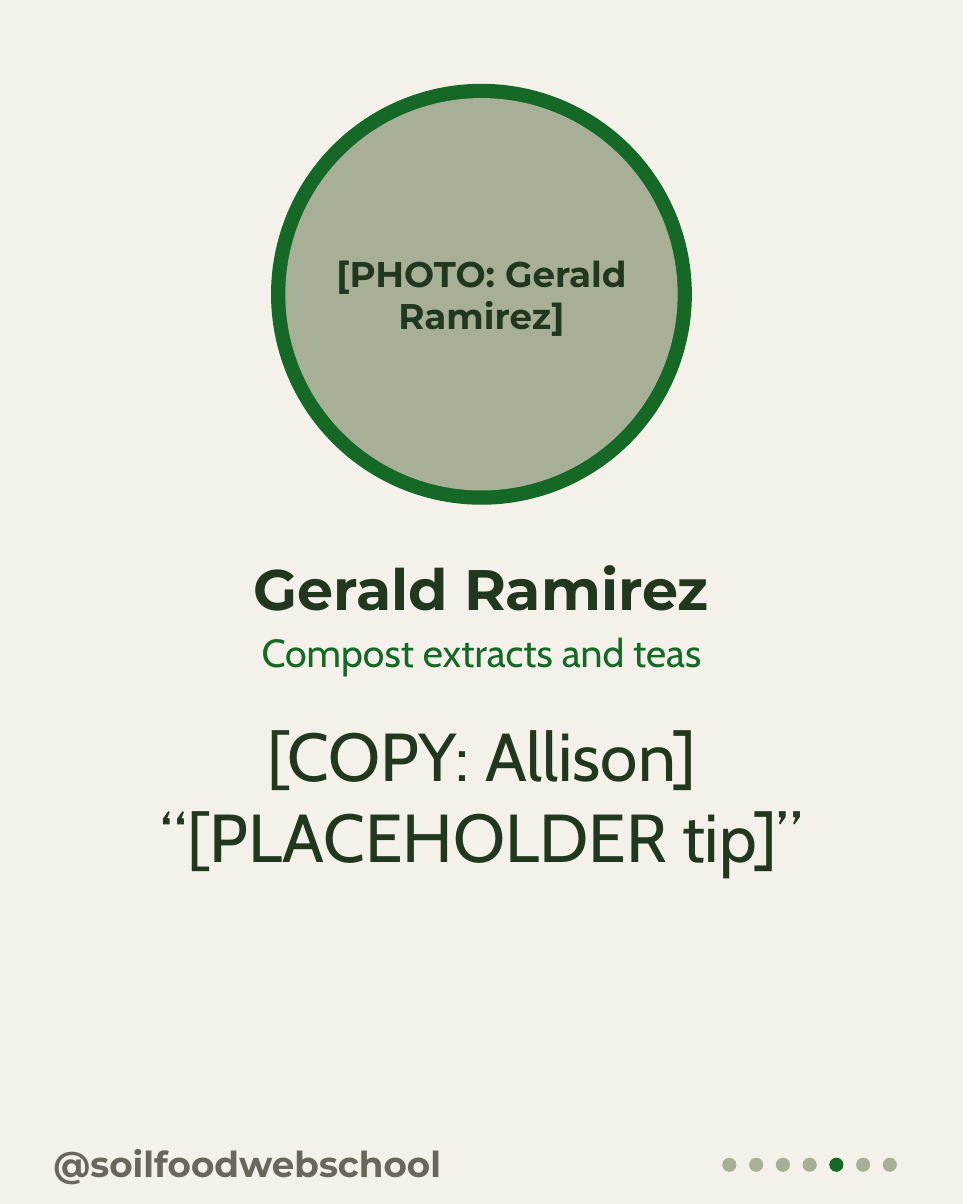
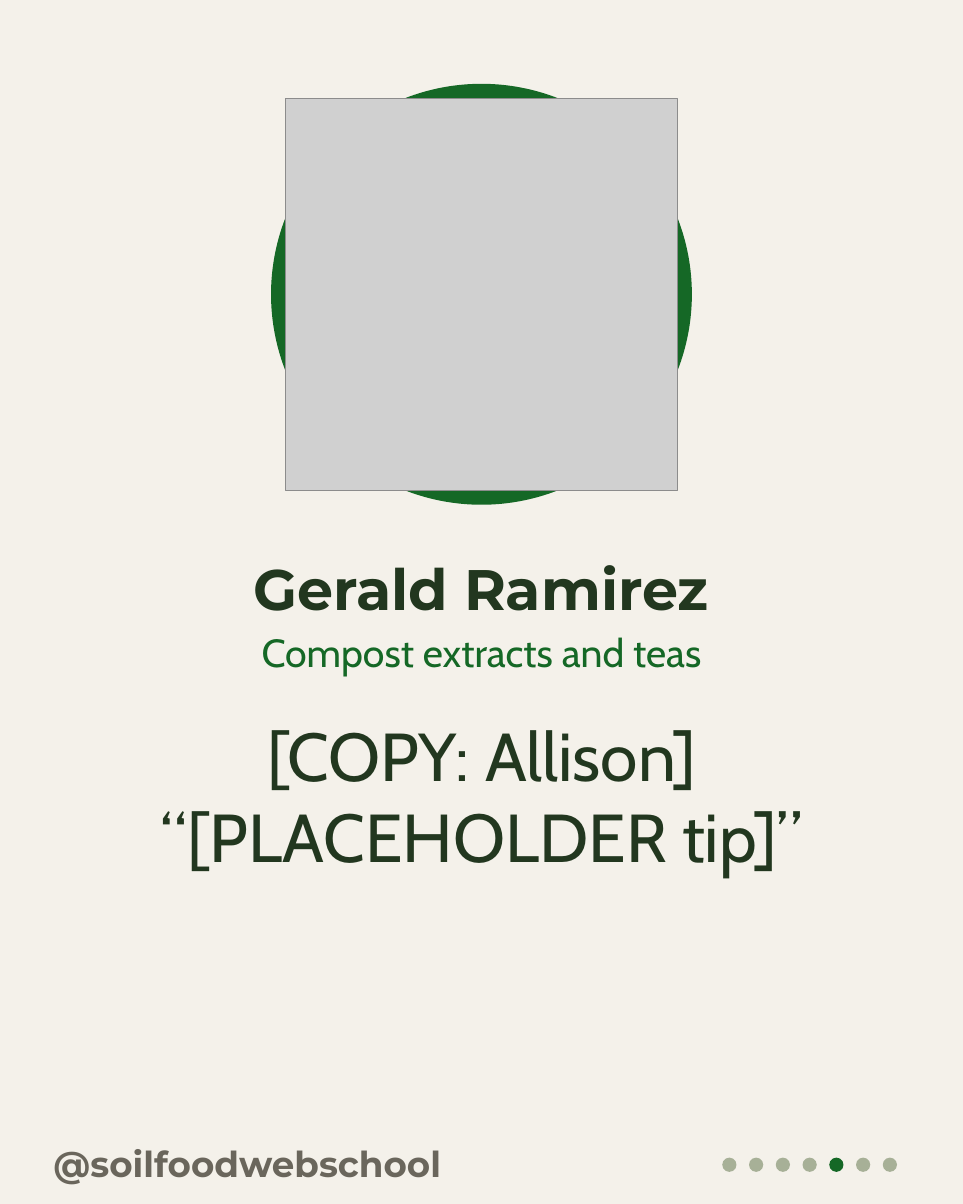
Before and after one commit to linneamoritznyc/SFW-SocialMedia, a slide deck: slide 5 of templates/carousels/posts/05-10-2026-mon-teachers-day-five-mentors.pptx. Drawn at 963x1204 pixels with LibreOffice and Linux fonts; fonts in the diff are those of the drawing; grey boxes stand for pictures. Boxes give left, top, right and bottom in pixels: in the first picture for what was removed or moved away, otherwise in the second. Text is boxed around its words. In the diff, an @@ line names an element or a change of style, - is before the commit and + after.

```diff
--- a/templates/carousels/posts/05-10-2026-mon-teachers-day-five-mentors.pptx
+++ b/templates/carousels/posts/05-10-2026-mon-teachers-day-five-mentors.pptx
@@ ellipse removed at (x1=285, y1=98, x2=677, y2=490) @@
@@ picture added at (x1=285, y1=98, x2=677, y2=490) @@
@@ text removed at (x1=336, y1=260, x2=626, y2=336) @@
-[PHOTO: Gerald Ramirez]
```
Also in this commit, not shown: 3 other slides changed, 43 other files.
